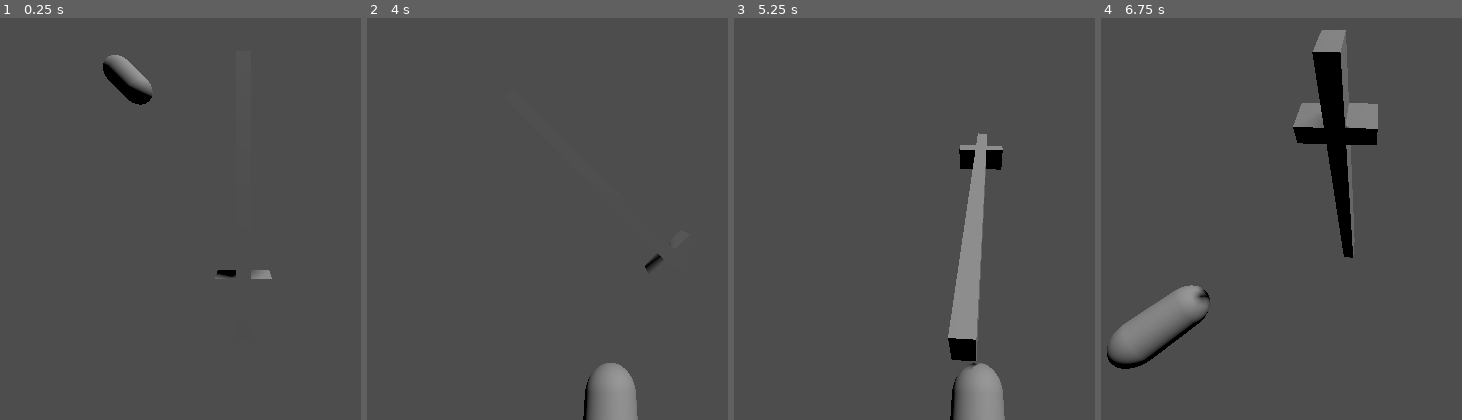
Above: before the commit, frames 1-4 (left to right).
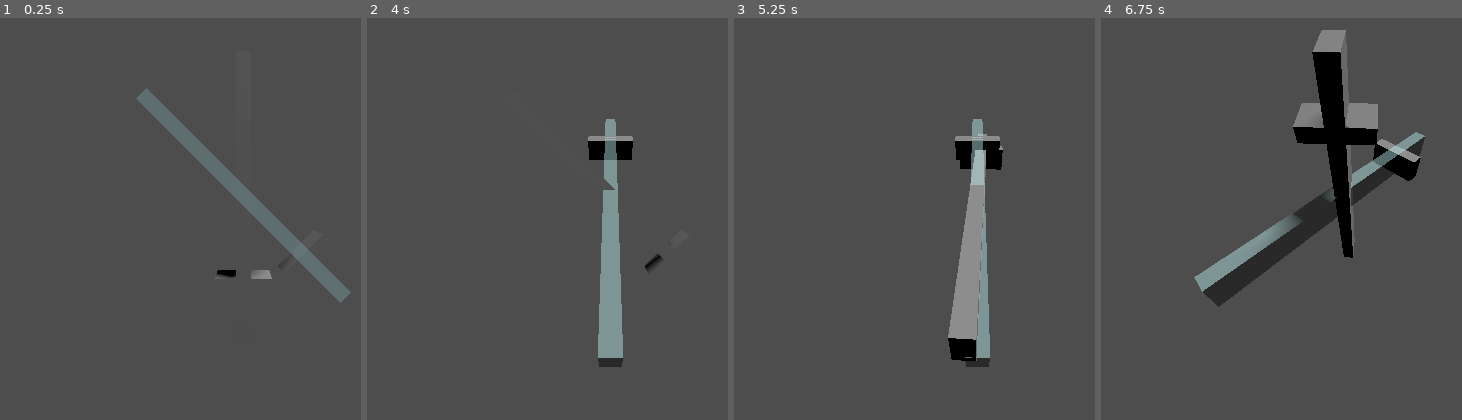
Above: after the commit, the same moments.

Repository: Lukko-Digital/Bladebearer
Game: Godot game, scene res://src/main.tscn
Two runs of this game, one before a commit and one after it. Both use one fixed random seed, a clock stepped at 60 frames per second and the inputs below.
Inputs:
- Up to frame 1 (0.25 s): no input
- Up to frame 2 (4 s): tap Enter at 0.5, 2.75 s; hold D (right) 0.53-1.28 s; hold Shift (shift) 0.53-1.28 s; tap Space (space) at 1.25, 1.35, 2.85 s; hold S (backward) 1.28-2.03 s; hold D (right) 2.03-2.78 s; hold Shift (shift) 2.03-2.78 s; hold W (forward) 2.78-3.53 s; hold A (left) from 3.53 s (still down); hold Shift (shift) from 3.53 s (still down)
- Up to frame 3 (5.25 s): tap Space (space) at 4.25, 4.35 s; release Shift (shift) at 4.28 s; tap Enter at 5 s; release A (left) at 5.03 s; hold S (backward) from 5.03 s (still down); hold Shift (shift) from 5.03 s (still down)
- Up to frame 4 (6.75 s): release S (backward) at 5.78 s; release Shift (shift) at 5.78 s; hold D (right) 5.78-6.53 s; tap Space (space) at 5.85, 6.5 s; hold W (forward) from 6.53 s (still down); hold Shift (shift) from 6.53 s (still down)

The runs differ from the first frame. In frame 1, 3.7% of the frame differs, in the area x 28-98%, y 9-71%; in frame 2, 5.1%; in frame 3, 3.3%; in frame 4, 7.6%, in the area x 1-90%, y 28-88%.

Commit message:
change ball to hologram mesh

Diff:
--- a/src/target_ball.tscn
+++ b/src/target_ball.tscn
@@ -1,14 +1,23 @@
-[gd_scene load_steps=3 format=3 uid="uid://ccb8dq5qk5vev"]
+[gd_scene load_steps=5 format=3 uid="uid://ccb8dq5qk5vev"]
 
 [ext_resource type="Script" path="res://src/target_ball.gd" id="1_rhyst"]
+[ext_resource type="PackedScene" uid="uid://b404ka4awh3r" path="res://src/sword_mesh.tscn" id="2_mukhp"]
 
 [sub_resource type="CapsuleMesh" id="CapsuleMesh_vyjgv"]
 radius = 0.05
 height = 0.2
+
+[sub_resource type="StandardMaterial3D" id="StandardMaterial3D_bbrmi"]
+transparency = 1
+albedo_color = Color(0.788235, 1, 1, 0.466667)
 
 [node name="TargetBall" type="Node3D"]
 script = ExtResource("1_rhyst")
 
 [node name="MeshInstance3D" type="MeshInstance3D" parent="."]
 transform = Transform3D(1, 0, 0, 0, 1, 0, 0, 0, 1, 0, 0.6, 0)
+visible = false
 mesh = SubResource("CapsuleMesh_vyjgv")
+
+[node name="Hologram" parent="." instance=ExtResource("2_mukhp")]
+material_override = SubResource("StandardMaterial3D_bbrmi")
